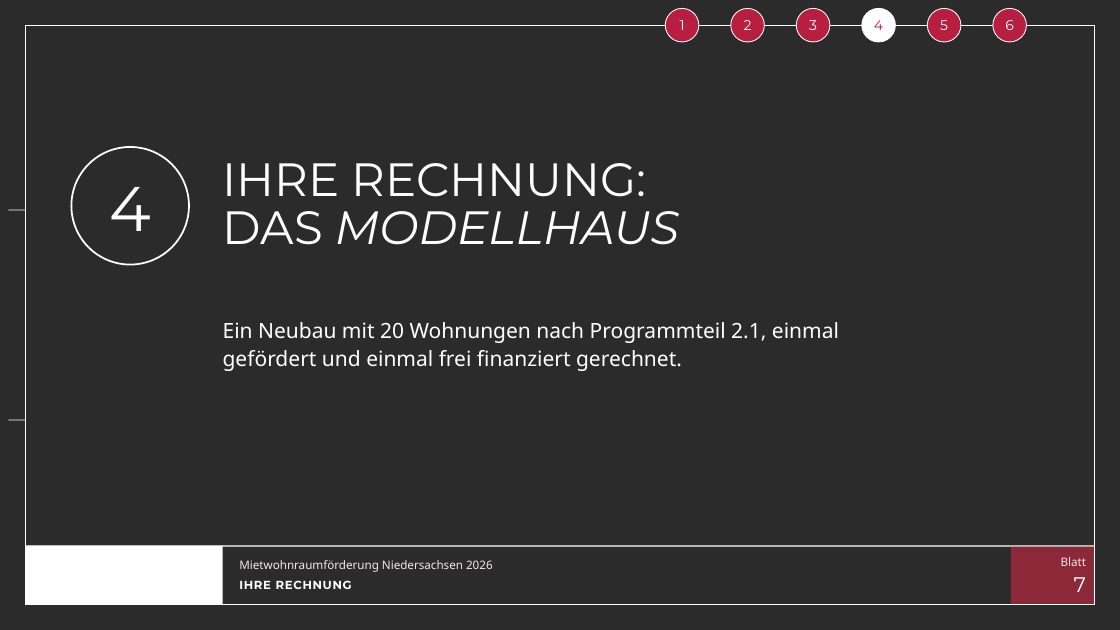
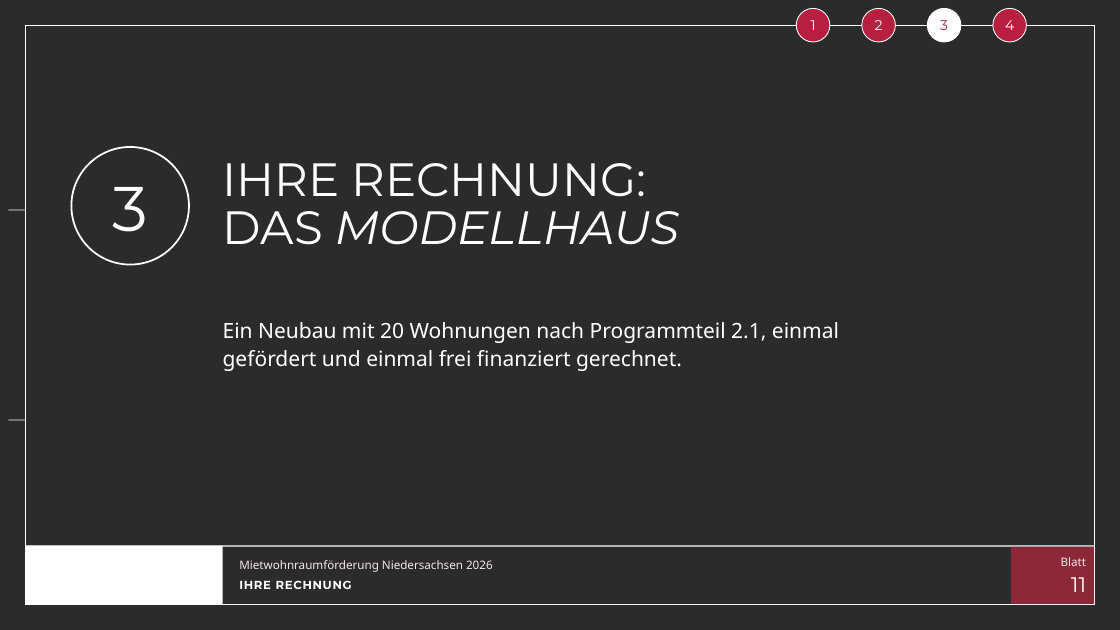
Before and after one commit to vgedaschko/NBank, a slide deck: slide 11 of praesentation/dist/PGN-Mietwohnraumfoerderung-Niedersachsen-2026-Vortrag.pptx (slide 7 before the commit). Drawn at 1120x630 pixels with LibreOffice and Linux fonts; fonts in the diff are those of the drawing; background and template pictures are left out; a plain dark background stands for a picture behind light text. Boxes give left, top, right and bottom in pixels: in the first picture for what was removed or moved away, otherwise in the second. Text is boxed around its words. In the diff, an @@ line names an element or a change of style, - is before the commit and + after.

```diff
--- a/praesentation/dist/PGN-Mietwohnraumfoerderung-Niedersachsen-2026-Vortrag.pptx
+++ b/praesentation/dist/PGN-Mietwohnraumfoerderung-Niedersachsen-2026-Vortrag.pptx
@@ 4 ellipses: place and size @@
-4 ellipses at (665,8,896,42)
+4 ellipses at (797,8,1027,42)
@@ ellipse "3" at (928,8,961,42): text colour #FFFFFF to #B71E3F; fill #B71E3F to #FFFFFF @@
@@ ellipse removed at (928,8,961,42) @@
-5
@@ ellipse "4" at (993,8,1027,42): text colour #B71E3F to #FFFFFF; fill #FFFFFF to #B71E3F @@
@@ ellipse removed at (993,8,1027,42) @@
-6
@@ text at (112,187,148,232): text changed @@
-4
+3
@@ text at (1071,577,1086,592): text changed @@
-7
+11
```
Also in this commit, not shown: 19 other slides changed, 6 slides added, 1 slide removed, 34 other files.
